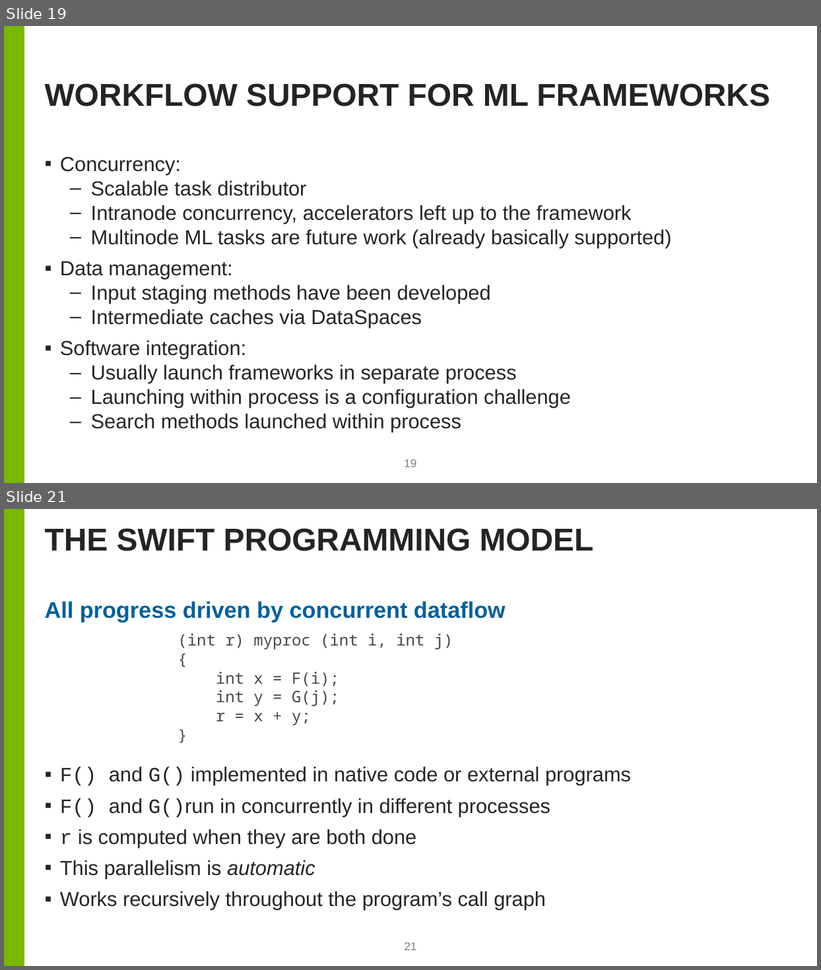
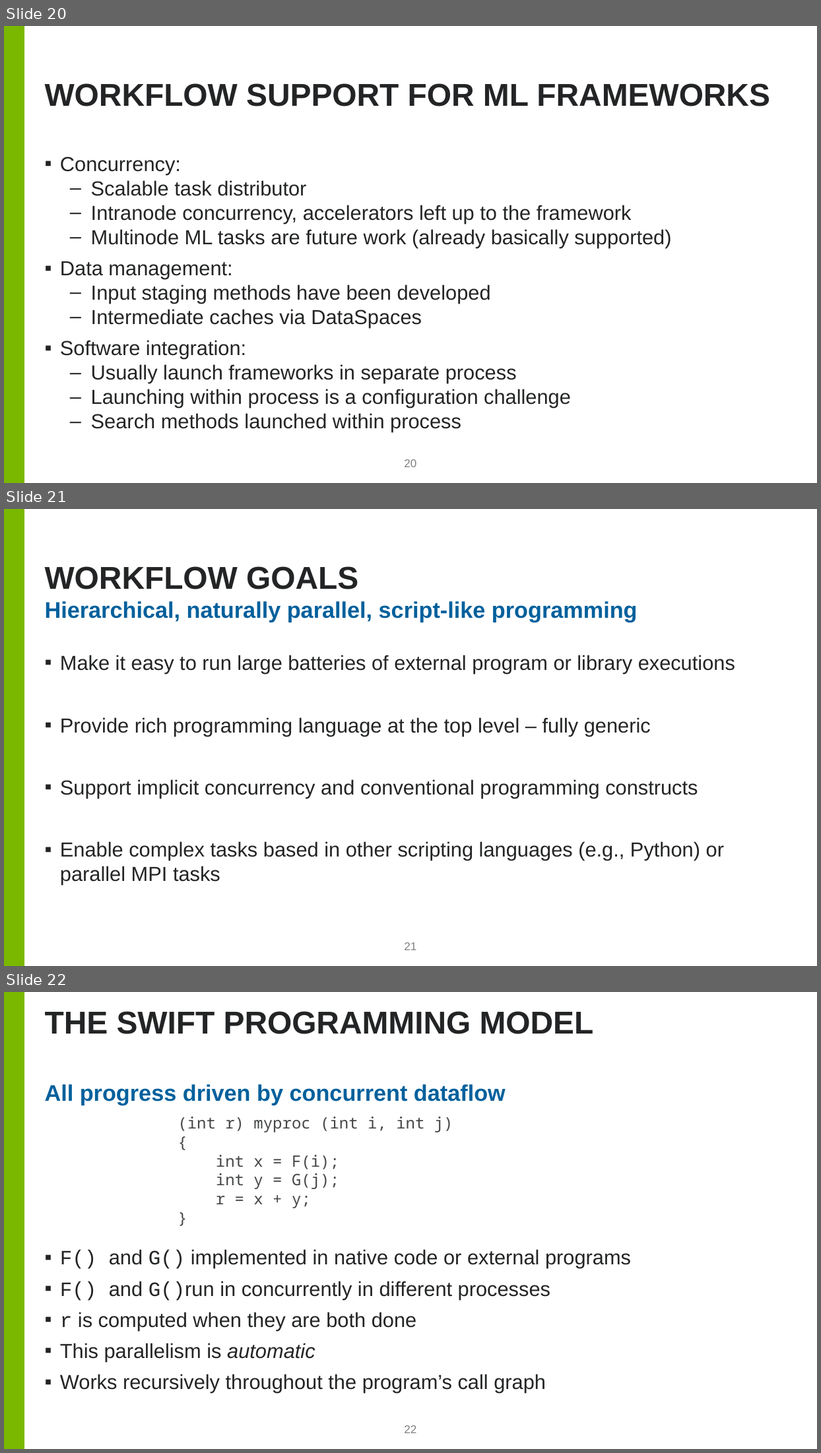
Before and after one commit to ECP-CANDLE/Tutorials, a slide deck: 2019/ECP/06.HPO/hpo.pptx. Shown one above the other, each under a label of ours: slides 19 and 21 before the commit, slides 20, 21 and 22 after it; the slides between them are not shown. The pictures are 821x970 and 821x1453 pixels, drawn with LibreOffice and Linux fonts; fonts in the diff are those of the drawing; background and template pictures are left out. Boxes give left, top, right and bottom in pixels: in the first picture for what was removed or moved away, otherwise in the second. Text is boxed around its words. In the diff, an @@ line names an element or a change of style, - is before the commit and + after.

```diff
--- a/2019/ECP/06.HPO/hpo.pptx
+++ b/2019/ECP/06.HPO/hpo.pptx
@@ slide 21 added at [4,509,817,966], background #FFFFFF; not listed: 1 template element that a slide beside it also shows @@
@@ title added at [45,566,358,590], 28 pt, text #232425, bold @@
+WORKFLOW GOALS
@@ text added at [45,601,638,623], 20 pt, text #00609C, bold @@
+Hierarchical, naturally parallel, script-like programming
@@ text added at [60,655,735,885], 18 pt, text #232425 @@
+▪ Make it easy to run large batteries of external program or library executions
+▪ Provide rich programming language at the top level – fully generic
+▪ Support implicit concurrency and conventional programming constructs
+▪ Enable complex tasks based in other scripting languages (e.g., Python) or parallel MPI tasks
@@ page number added at [404,943,416,951], 10 pt, text #808080 @@
+21
@@ what was slide 19 is now slide 20 @@
@@ page number at [404,460,416,468]: text changed @@
-19
+20
@@ what was slide 21 is now slide 22 @@
@@ page number at [404,1426,416,1434]: text changed @@
-21
+22
```
Also in this commit, not shown: 5 slides changed, 4 other slides added, 3 slides removed.
